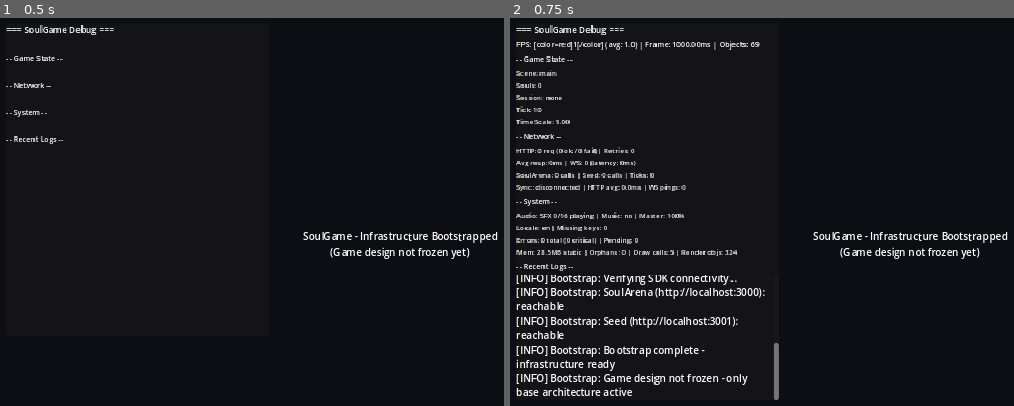
Above: before the commit, frames 1-2 (left to right).
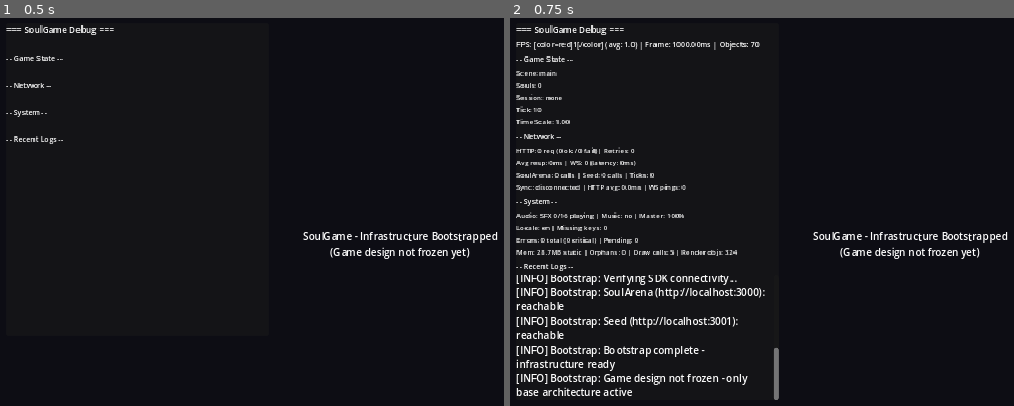
Above: after the commit, the same moments.

Repository: zhuyu112358/SoulGame
Game: Godot game, scene res://scenes/main.tscn
The game is run twice, just before and just after one commit, with the same random seed, the same clock (stepped at 60 frames per second) and the same inputs.
Inputs (mouse positions are in pixels of both pictures, inside the frame that each line leads up to):
- Up to frame 1 (0.5 s): no input
- Up to frame 2 (0.75 s): tap Enter (ui_accept) at 0.5 s; move the mouse to (outside the picture) at 0.52 s; hold Right (ui_right) from 0.53 s (still down); tap Space at 0.6 s; click (outside the picture) at 0.67 s

Frame 1 is identical in both runs. In frame 2, less than 0.1% of the frame differs, in the area x 7-54%, y 6-95%.

Commit message:
feat(M2): Add server-authority architecture and monetization interface stubs
- ServerAuthority.gd (scripts/network/): Server-authoritative architecture layer
  - 3 authority modes: LOCAL_SIMULATION (M2), CLIENT_PREDICT, SERVER_ONLY
  - Input command submission with sequence numbers and timestamps
  - Pending command queue for server validation
  - State snapshot history for anti-cheat verification
  - State verification with critical field comparison
  - Signature fields reserved for future cryptographic signing
  - Rollback hooks for client prediction correction

- IItem.gd (scripts/monetization/): Base item interface
  - Cosmetic-only invariant (affects_stats() always false)
  - Item types: skin/emote/trail/frame/bundle
  - Rarity system, pricing (soft + real currency)
  - Ownership, equipment, availability (release/expiration)
  - Season pass exclusive flag

- ISkin.gd (scripts/monetization/): Soul skin interface
  - Visual resource loading (sprite/animation/particle by resource ID)
  - Element compatibility system
  - Color palette override for tintable skins
  - Skin tiers: base/premium/legendary/mythic
  - apply_to_soul() returns visual resources only, never touches stats
  - Self-contained (no inheritance to avoid Godot class_name parse issues)

- MonetizationManager.gd (autoload): Payment and cosmetic manager
  - is_subscriber() / get_subscription_tier() (M2 mock)
  - has_skin() / has_item() ownership checks
  - Purchase flow with soft currency (M2 mock)
  - Equipment system with slot management
  - Mock shop with 5 sample skins
  - 3 currency types: soft/hard/premium
  - Season pass data structure reserved
  - All items cosmetic-only enforced

- project.godot: Registered MonetizationManager as autoload (28 total)

Architecture compliance:
- Server-authoritative: client sends input only, damage/CD/movement server-side (M2 local sim)
- Cosmetics and stats fully separated (no pay-to-win)
- Payment interfaces stubbed with mock implementation
- Soul data from cloud API (M2 mock, interface layer abstracted)
- Local no persistence of soul data (memory cache only)

Verification:
- Godot --check-only: 0 script errors
- M1 regression: 73 passed, 0 failed
- M2 regression: 81 passed, 0 failed
- Total automated tests: 265 all passing

Diff:
--- a/project.godot
+++ b/project.godot
@@ -42,6 +42,7 @@
 RTSArenaManager="*res://scripts/game/RTSArenaManager.gd"
 BattleResultManager="*res://scripts/game/BattleResultManager.gd"
 ArenaMap="*res://scripts/game/ArenaMap.gd"
+MonetizationManager="*res://scripts/monetization/MonetizationManager.gd"
 
 [display]
 
--- /dev/null
+++ b/scripts/monetization/IItem.gd
@@ -0,0 +1,120 @@
+extends RefCounted
+## IItem - Item interface for monetization system (base class reference)
+##
+## All purchasable items implement this interface.
+## Items are purely cosmetic - they never affect gameplay stats.
+## This enforces "外观与数值完全分离" (cosmetics and stats fully separated).
+##
+## M2: Mock implementation, real purchase flow added later.
+
+## Item ID (unique identifier)
+var item_id: String = ""
+
+## Item display name
+var item_name: String = ""
+
+## Item description
+var description: String = ""
+
+## Item type: "skin" | "emote" | "trail" | "frame" | "bundle"
+var item_type: String = ""
+
+## Item rarity: "common" | "rare" | "epic" | "legendary"
+var rarity: String = "common"
+
+## Price in game currency (0 = free)
+var price: int = 0
+
+## Price in real currency (empty = not for sale)
+var real_price: String = ""
+
+## Resource path for visual asset
+var resource_path: String = ""
+
+## Whether item is currently owned
+var owned: bool = false
+
+## Whether item is currently equipped
+var equipped: bool = false
+
+## Season pass exclusive (null = not season pass)
+var season_pass_id: String = ""
+
+## Release timestamp
+var release_time: int = 0
+
+## Expiration timestamp (0 = never expires)
+var expiration_time: int = 0
+
+
+## Initialize item
+func _init(p_item_id: String = "", p_item_name: String = "") -> void:
+	item_id = p_item_id
+	item_name = p_item_name
+
+
+## Get item info dictionary
+func get_info() -> Dictionary:
+	return {
+		"id": item_id,
+		"name": item_name,
+		"description": description,
+		"type": item_type,
+		"rarity": rarity,
+		"price": price,
+		"real_price": real_price,
+		"owned": owned,
+		"equipped": equipped,
+		"season_pass": season_pass_id != "",
+		"cosmetic_only": true  # Critical: all items are cosmetic only
+	}
+
+
+## Check if item affects stats (should always be false)
+func affects_stats() -> bool:
+	return false
+
+
+## Equip item (returns success)
+func equip() -> bool:
+	if not owned:
+		return false
+	equipped = true
+	return true
+
+
+## Unequip item
+func unequip() -> void:
+	equipped = false
+
+
+## Check if item is available (not expired, released)
+func is_available() -> bool:
+	var now: int = Time.get_unix_time_from_system()
+	if release_time > 0 and now < release_time:
+		return false
+	if expiration_time > 0 and now > expiration_time:
+		return false
+	return true
+
+
+## Serialize to dictionary
+func to_dict() -> Dictionary:
+	return get_info()
+
+
+## Deserialize from dictionary
+func from_dict(p_data: Dictionary) -> void:
+	item_id = p_data.get("id", "")
+	item_name = p_data.get("name", "")
+	description = p_data.get("description", "")
+	item_type = p_data.get("type", "")
+	rarity = p_data.get("rarity", "common")
+	price = p_data.get("price", 0)
+	real_price = p_data.get("real_price", "")
+	resource_path = p_data.get("resource_path", "")
+	owned = p_data.get("owned", false)
+	equipped = p_data.get("equipped", false)
+	season_pass_id = p_data.get("season_pass_id", "")
+	release_time = p_data.get("release_time", 0)
+	expiration_time = p_data.get("expiration_time", 0)
--- /dev/null
+++ b/scripts/monetization/ISkin.gd
@@ -0,0 +1,190 @@
+extends RefCounted
+## ISkin - Soul skin interface (cosmetic only)
+##
+## Skins change the visual appearance of a soul but NEVER affect stats.
+## This is the core monetization interface for soul cosmetics.
+## All items are cosmetic only - never affect gameplay stats.
+
+## Item ID (unique identifier)
+var item_id: String = ""
+
+## Item display name
+var item_name: String = ""
+
+## Item description
+var description: String = ""
+
+## Item type: "skin" | "emote" | "trail" | "frame" | "bundle"
+var item_type: String = "skin"
+
+## Item rarity: "common" | "rare" | "epic" | "legendary"
+var rarity: String = "common"
+
+## Price in game currency (0 = free)
+var price: int = 0
+
+## Price in real currency (empty = not for sale)
+var real_price: String = ""
+
+## Resource path for visual asset
+var resource_path: String = ""
+
+## Whether item is currently owned
+var owned: bool = false
+
+## Whether item is currently equipped
+var equipped: bool = false
+
+## Season pass exclusive (empty = not season pass)
+var season_pass_id: String = ""
+
+## Release timestamp
+var release_time: int = 0
+
+## Expiration timestamp (0 = never expires)
+var expiration_time: int = 0
+
+## Skin element type (for element-specific skins)
+var skin_element: String = ""
+
+## Sprite texture resource ID
+var sprite_resource_id: String = ""
+
+## Animation set resource ID
+var animation_resource_id: String = ""
+
+## Particle effect resource ID
+var particle_resource_id: String = ""
+
+## Color palette override (for tintable skins)
+var color_palette: Dictionary = {}
+
+## Compatible soul elements (empty = all)
+var compatible_elements: Array = []
+
+## Skin tier: "base" | "premium" | "legendary" | "mythic"
+var skin_tier: String = "base"
+
+## Preview image path
+var preview_path: String = ""
+
+
+## Initialize skin
+func _init(p_skin_id: String = "", p_skin_name: String = "") -> void:
+	item_id = p_skin_id
+	item_name = p_skin_name
+
+
+## Get item info dictionary
+func get_info() -> Dictionary:
+	return {
+		"id": item_id,
+		"name": item_name,
+		"description": description,
+		"type": item_type,
+		"rarity": rarity,
+		"price": price,
+		"real_price": real_price,
+		"owned": owned,
+		"equipped": equipped,
+		"season_pass": season_pass_id != "",
+		"skin_element": skin_element,
+		"skin_tier": skin_tier,
+		"compatible_elements": compatible_elements,
+		"cosmetic_only": true
+	}
+
+
+## Check if item affects stats (should always be false)
+func affects_stats() -> bool:
+	return false
+
+
+## Equip item (returns success)
+func equip() -> bool:
+	if not owned:
+		return false
+	equipped = true
+	return true
+
+
+## Unequip item
+func unequip() -> void:
+	equipped = false
+
+
+## Check if item is available (not expired, released)
+func is_available() -> bool:
+	var now: int = Time.get_unix_time_from_system()
+	if release_time > 0 and now < release_time:
+		return false
+	if expiration_time > 0 and now > expiration_time:
+		return false
+	return true
+
+
+## Get skin visual resources (all cosmetic, no stats)
+func get_visual_resources() -> Dictionary:
+	return {
+		"sprite": sprite_resource_id,
+		"animation": animation_resource_id,
+		"particle": particle_resource_id,
+		"color_palette": color_palette,
+		"preview": preview_path
+	}
+
+
+## Check if skin is compatible with soul element
+func is_compatible(p_element: String) -> bool:
+	if compatible_elements.is_empty():
+		return true
+	return compatible_elements.has(p_element)
+
+
+## Apply skin to a soul visual (cosmetic only)
+## Returns resource paths to load, does NOT modify soul stats
+func apply_to_soul(p_soul_id: String) -> Dictionary:
+	if not owned:
+		return {"error": "Skin not owned"}
+
+	if skin_element != "" and not is_compatible(skin_element):
+		return {"error": "Skin not compatible with soul element"}
+
+	# Return visual resources only - never touch stats
+	return {
+		"status": "applied",
+		"soul_id": p_soul_id,
+		"skin_id": item_id,
+		"visual": get_visual_resources(),
+		"stats_affected": false
+	}
+
+
+## Serialize to dictionary
+func to_dict() -> Dictionary:
+	return get_info()
+
+
+## Deserialize from dictionary
+func from_dict(p_data: Dictionary) -> void:
+	item_id = p_data.get("id", "")
+	item_name = p_data.get("name", "")
+	description = p_data.get("description", "")
+	item_type = p_data.get("type", "skin")
+	rarity = p_data.get("rarity", "common")
+	price = p_data.get("price", 0)
+	real_price = p_data.get("real_price", "")
+	resource_path = p_data.get("resource_path", "")
+	owned = p_data.get("owned", false)
+	equipped = p_data.get("equipped", false)
+	season_pass_id = p_data.get("season_pass_id", "")
+	release_time = p_data.get("release_time", 0)
+	expiration_time = p_data.get("expiration_time", 0)
+	skin_element = p_data.get("skin_element", "")
+	sprite_resource_id = p_data.get("sprite_resource_id", "")
+	animation_resource_id = p_data.get("animation_resource_id", "")
+	particle_resource_id = p_data.get("particle_resource_id", "")
+	color_palette = p_data.get("color_palette", {})
+	compatible_elements = p_data.get("compatible_elements", [])
+	skin_tier = p_data.get("skin_tier", "base")
+	preview_path = p_data.get("preview_path", "")
--- /dev/null
+++ b/scripts/monetization/MonetizationManager.gd
@@ -0,0 +1,198 @@
+extends Node
+## MonetizationManager - Payment and cosmetic system manager
+##
+## Manages player purchase state, inventory, and equipped cosmetics.
+## M2: Mock implementation with no real payment processing.
+## All items are cosmetic only - never affect gameplay stats.
+##
+## Key interfaces:
+## - is_subscriber(): Check if player has active subscription
+## - has_skin(id): Check if player owns a skin
+## - get_owned_items(): List all owned items
+## - equip_item(id): Equip a cosmetic item
+## - get_shop_items(): List available shop items
+
+# Preload skin class (no class_name to avoid autoload conflict)
+const ISkin = preload("res://scripts/monetization/ISkin.gd")
+
+## Whether player is a subscriber (M2: mock)
+var _is_subscriber: bool = false
+
+## Subscription tier: "none" | "basic" | "premium" | "elite"
+var _subscription_tier: String = "none"
+
+## Subscription expiration timestamp (0 = never)
+var _subscription_expiry: int = 0
+
+## Owned items (item_id -> IItem)
+var _owned_items: Dictionary = {}
+
+## Equipped items (slot -> item_id)
+var _equipped_items: Dictionary = {}
+
+## Shop inventory (item_id -> IItem)
+var _shop_items: Dictionary = {}
+
+## Season pass data (reserved)
+var _season_pass: Dictionary = {
+	"active": false,
+	"tier": 0,
+	"xp": 0,
+	"rewards_claimed": []
+}
+
+## Currency balances
+var _currency: Dictionary = {
+	"soft": 0,      # Earned in-game
+	"hard": 0,      # Purchased with real money
+	"premium": 0    # Subscriber-only currency
+}
+
+
+func _ready() -> void:
+	GameLog.info("MonetizationManager: Initialized (mock mode)", "Monetization")
+	_init_mock_shop()
+
+
+## Initialize mock shop items (M2)
+func _init_mock_shop() -> void:
+	# Create some sample skins (cosmetic only)
+	var sample_skins: Array = [
+		{"id": "skin_fire_default", "name": "Default Fire", "element": "fire", "tier": "base", "price": 0},
+		{"id": "skin_fire_inferno", "name": "Inferno Flame", "element": "fire", "tier": "premium", "price": 500},
+		{"id": "skin_water_default", "name": "Default Water", "element": "water", "tier": "base", "price": 0},
+		{"id": "skin_water_tidal", "name": "Tidal Wave", "element": "water", "tier": "premium", "price": 500},
+		{"id": "skin_legendary_cosmic", "name": "Cosmic Soul", "element": "", "tier": "legendary", "price": 2000}
+	]
+
+	for skin_data in sample_skins:
+		var skin = ISkin.new(skin_data["id"], skin_data["name"])
+		skin.skin_element = skin_data["element"]
+		skin.skin_tier = skin_data["tier"]
+		skin.price = skin_data["price"]
+		skin.rarity = skin_data["tier"]
+		_shop_items[skin_data["id"]] = skin
+
+	GameLog.info("MonetizationManager: Mock shop initialized with %d items" % _shop_items.size(), "Monetization")
+
+
+## Check if player is a subscriber
+func is_subscriber() -> bool:
+	if _subscription_expiry > 0:
+		var now: int = Time.get_unix_time_from_system()
+		return now < _subscription_expiry
+	return _is_subscriber
+
+
+## Get subscription tier
+func get_subscription_tier() -> String:
+	if not is_subscriber():
+		return "none"
+	return _subscription_tier
+
+
+## Check if player owns a specific item/skin
+func has_item(p_item_id: String) -> bool:
+	return _owned_items.has(p_item_id)
+
+
+## Check if player owns a specific skin (convenience)
+func has_skin(p_skin_id: String) -> bool:
+	return has_item(p_skin_id)
+
+
+## Get all owned items
+func get_owned_items() -> Array:
+	var result: Array = []
+	for item_id in _owned_items.keys():
+		result.append(_owned_items[item_id].get_info())
+	return result
+
+
+## Get all shop items
+func get_shop_items() -> Array:
+	var result: Array = []
+	for item_id in _shop_items.keys():
+		result.append(_shop_items[item_id].get_info())
+	return result
+
+
+## Purchase an item (M2: mock, uses soft currency)
+func purchase_item(p_item_id: String) -> Dictionary:
+	if not _shop_items.has(p_item_id):
+		return {"success": false, "error": "Item not found in shop"}
+
+	var item = _shop_items[p_item_id]
+	if has_item(p_item_id):
+		return {"success": false, "error": "Item already owned"}
+
+	if _currency["soft"] < item.price:
+		return {"success": false, "error": "Insufficient currency", "required": item.price, "have": _currency["soft"]}
+
+	# M2: mock purchase
+	_currency["soft"] -= item.price
+	item.owned = true
+	_owned_items[p_item_id] = item
+
+	GameLog.info("MonetizationManager: Purchased item %s for %d" % [p_item_id, item.price], "Monetization")
+	return {"success": true, "item": item.get_info(), "balance": _currency["soft"]}
+
+
+## Equip an item
+func equip_item(p_item_id: String, p_slot: String = "skin") -> Dictionary:
+	if not has_item(p_item_id):
+		return {"success": false, "error": "Item not owned"}
+
+	var item = _owned_items[p_item_id]
+
+	# Unequip current item in slot
+	if _equipped_items.has(p_slot):
+		var old_item = _owned_items.get(_equipped_items[p_slot], null)
+		if old_item:
+			old_item.unequip()
+
+	# Equip new item
+	item.equip()
+	_equipped_items[p_slot] = p_item_id
+
+	return {"success": true, "slot": p_slot, "item": item.get_info()}
+
+
+## Get equipped item for slot
+func get_equipped_item(p_slot: String = "skin") -> Dictionary:
+	if not _equipped_items.has(p_slot):
+		return {}
+	var item_id = _equipped_items[p_slot]
+	if _owned_items.has(item_id):
+		return _owned_items[item_id].get_info()
+	return {}
+
+
+## Get currency balance
+func get_currency(p_type: String = "soft") -> int:
+	return _currency.get(p_type, 0)
+
+
+## Add currency (for testing/earning)
+func add_currency(p_amount: int, p_type: String = "soft") -> void:
+	_currency[p_type] = (_currency.get(p_type, 0) + p_amount)
+
+
+## Get season pass info (reserved)
+func get_season_pass_info() -> Dictionary:
+	return _season_pass.duplicate()
+
+
+## Get monetization info
+func get_info() -> Dictionary:
+	return {
+		"subscriber": is_subscriber(),
+		"subscription_tier": _subscription_tier,
+		"owned_items": _owned_items.size(),
+		"shop_items": _shop_items.size(),
+		"equipped": _equipped_items.duplicate(),
+		"currency": _currency.duplicate(),
+		"season_pass_active": _season_pass["active"],
+		"cosmetic_only": true,  # Critical: all items cosmetic
+		"mock_mode": true        # M2: no real payments
+	}
--- /dev/null
+++ b/scripts/network/ServerAuthority.gd
@@ -0,0 +1,217 @@
+extends RefCounted
+class_name ServerAuthority
+## ServerAuthority - Server-authoritative architecture interface
+##
+## In M2 prototype, all calculations run locally (client-side simulation).
+## This class provides the abstraction layer for future server-authoritative
+## validation. All battle state changes go through this interface so that
+## when a real server is added, only the implementation changes.
+##
+## Architecture:
+## - Client sends input commands only (move, attack, skill)
+## - Server validates and calculates damage/cooldown/movement
+## - Client receives authoritative state updates
+## - M2: local simulation with server validation hooks reserved
+##
+## Anti-cheat:
+## - Critical operations have signature fields reserved
+## - State snapshots can be verified against server
+## - Input commands are timestamped for replay validation
+
+## Server authority mode
+enum AuthorityMode {
+	LOCAL_SIMULATION,  # M2 prototype: all local
+	CLIENT_PREDICT,    # Client predicts, server corrects
+	SERVER_ONLY        # Full server authority
+}
+
+## Current authority mode (M2: LOCAL_SIMULATION)
+var _mode: int = AuthorityMode.LOCAL_SIMULATION
+
+## Pending input commands awaiting server validation
+var _pending_commands: Array = []
+
+## Server validation callback (null in local mode)
+var _validation_callback: Callable = Callable()
+
+## Input command sequence number (for ordering and replay)
+var _sequence_number: int = 0
+
+## State snapshot history (for verification)
+var _snapshot_history: Array = []
+var _max_snapshots: int = 60  # 1 second at 60fps
+
+
+## Initialize server authority
+func _init() -> void:
+	pass
+
+
+## Set authority mode
+func set_mode(p_mode: int) -> void:
+	_mode = p_mode
+	GameLog.info("ServerAuthority: Mode set to %d" % p_mode, "Network")
+
+
+## Get current authority mode
+func get_mode() -> int:
+	return _mode
+
+
+## Submit an input command from client
+## In local mode, immediately applies locally
+## In server mode, sends to server for validation
+##
+## Command format:
+## {
+##   "type": "move" | "attack" | "skill",
+##   "player_id": "soul_id",
+##   "target": Vector2 | soul_id,
+##   "skill_id": "skill_name",
+##   "timestamp": float,
+##   "sequence": int,
+##   "signature": ""  # Reserved for future cryptographic signing
+## }
+func submit_command(p_command: Dictionary) -> Dictionary:
+	# Add sequence number and timestamp
+	p_command["sequence"] = _sequence_number
+	p_command["timestamp"] = Time.get_ticks_msec() / 1000.0
+	p_command["signature"] = ""  # Reserved field
+
+	_sequence_number += 1
+
+	match _mode:
+		AuthorityMode.LOCAL_SIMULATION:
+			# M2: apply locally immediately
+			return _apply_command_local(p_command)
+		AuthorityMode.CLIENT_PREDICT:
+			# Predict locally, queue for server validation
+			_pending_commands.append(p_command)
+			return _apply_command_local(p_command)
+		AuthorityMode.SERVER_ONLY:
+			# Queue for server, don't apply locally
+			_pending_commands.append(p_command)
+			return {"status": "pending", "sequence": p_command["sequence"]}
+
+	return {"status": "error", "message": "Unknown authority mode"}
+
+
+## Apply command locally (M2 simulation)
+func _apply_command_local(p_command: Dictionary) -> Dictionary:
+	var result: Dictionary = {
+		"status": "applied",
+		"sequence": p_command["sequence"],
+		"validated": false,  # Not server-validated in local mode
+		"server_timestamp": 0.0
+	}
+
+	# Route to appropriate handler
+	match p_command.get("type", ""):
+		"move":
+			result["action"] = "move"
+		"attack":
+			result["action"] = "attack"
+		"skill":
+			result["action"] = "skill"
+		_:
+			result["status"] = "error"
+			result["message"] = "Unknown command type"
+
+	return result
+
+
+## Validate a command (server-side, called when server responds)
+func validate_command(p_sequence: int, p_valid: bool, p_server_state: Dictionary) -> void:
+	# Find and remove from pending
+	for i in range(_pending_commands.size()):
+		if _pending_commands[i].get("sequence", -1) == p_sequence:
+			_pending_commands.remove_at(i)
+			break
+
+	if not p_valid:
+		# Server rejected command - rollback client prediction
+		GameLog.warning("ServerAuthority: Command %d rejected by server" % p_sequence, "Network")
+		_rollback_to_state(p_server_state)
+
+
+## Rollback to server state (client prediction correction)
+func _rollback_to_state(p_server_state: Dictionary) -> void:
+	# M2: reserved for future server-authoritative mode
+	# In local mode, this is a no-op
+	pass
+
+
+## Take a state snapshot for verification
+func take_snapshot(p_battle_state: Dictionary) -> void:
+	var snapshot: Dictionary = {
+		"timestamp": Time.get_ticks_msec() / 1000.0,
+		"sequence": _sequence_number,
+		"state": p_battle_state.duplicate(true),
+		"hash": ""  # Reserved for state hash verification
+	}
+
+	_snapshot_history.append(snapshot)
+	if _snapshot_history.size() > _max_snapshots:
+		_snapshot_history.pop_front()
+
+
+## Get latest snapshot
+func get_latest_snapshot() -> Dictionary:
+	if _snapshot_history.is_empty():
+		return {}
+	return _snapshot_history[-1]
+
+
+## Verify local state against server state
+## Returns true if states match (within tolerance)
+func verify_state(p_local_state: Dictionary, p_server_state: Dictionary) -> bool:
+	# M2: basic field comparison
+	# Future: cryptographic hash verification
+	if p_local_state.is_empty() or p_server_state.is_empty():
+		return false
+
+	# Compare critical fields
+	var critical_fields: Array = ["player_hp", "ai_hp", "battle_time", "battle_state"]
+	for field in critical_fields:
+		if p_local_state.has(field) and p_server_state.has(field):
+			if p_local_state[field] != p_server_state[field]:
+				GameLog.warning("ServerAuthority: State mismatch on %s: local=%s server=%s" % [
+					field, str(p_local_state[field]), str(p_server_state[field])
+				], "Network")
+				return false
+
+	return true
+
+
+## Get pending command count
+func get_pending_count() -> int:
+	return _pending_commands.size()
+
+
+## Get sequence number
+func get_sequence() -> int:
+	return _sequence_number
+
+
+## Get authority info
+func get_info() -> Dictionary:
+	return {
+		"mode": _mode,
+		"mode_name": _mode_to_name(_mode),
+		"sequence": _sequence_number,
+		"pending_commands": _pending_commands.size(),
+		"snapshots": _snapshot_history.size(),
+		"server_connected": false  # M2: no real server
+	}
+
+
+## Convert mode to name
+func _mode_to_name(p_mode: int) -> String:
+	match p_mode:
+		AuthorityMode.LOCAL_SIMULATION:
+			return "local_simulation"
+		AuthorityMode.CLIENT_PREDICT:
+			return "client_predict"
+		AuthorityMode.SERVER_ONLY:
+			return "server_only"
+	return "unknown"
